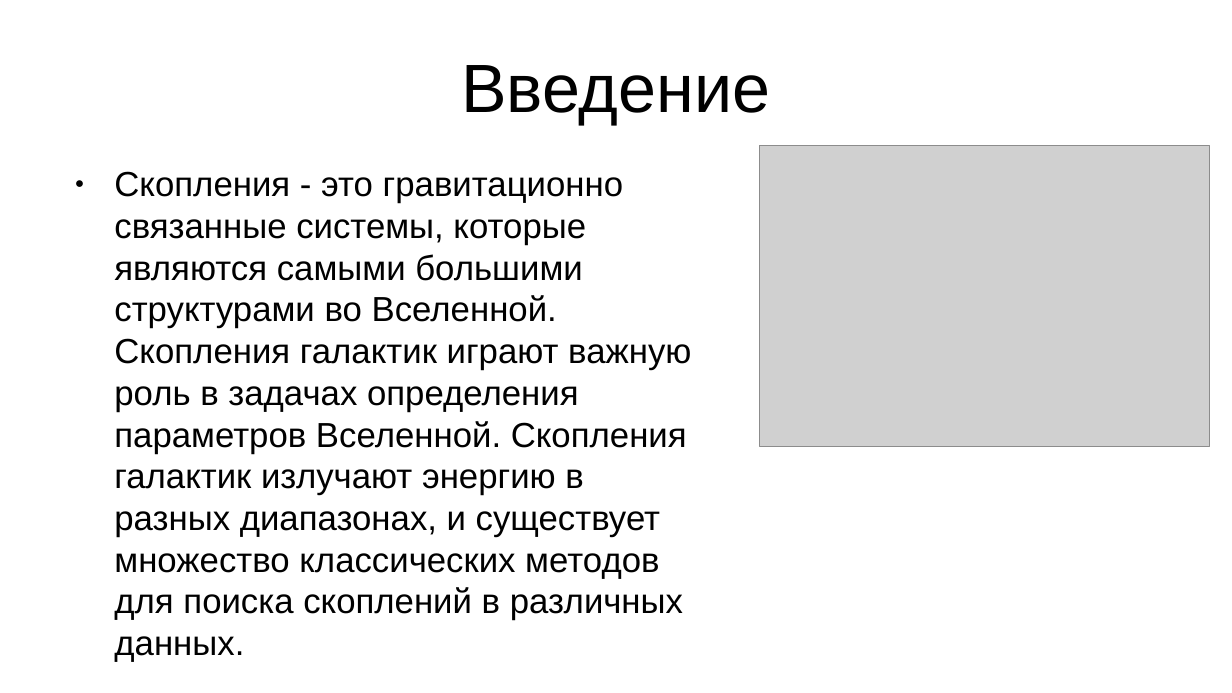
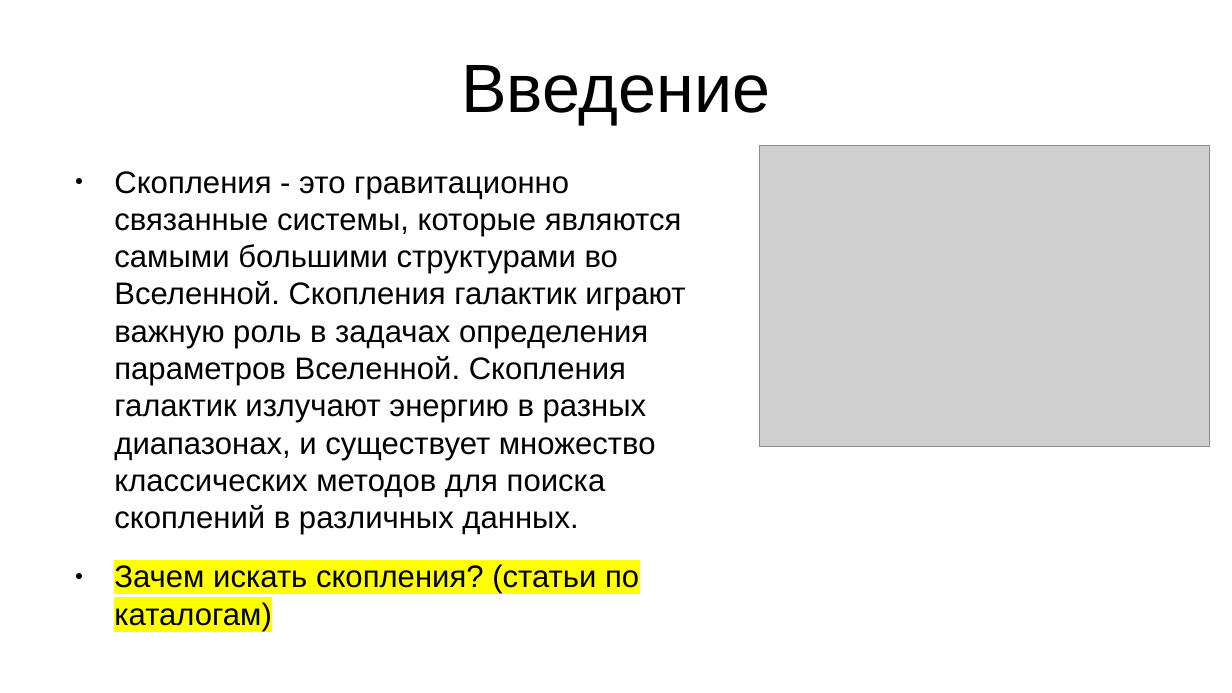
Before and after one commit to rt2122/data-segmentation-2, a slide deck: slide 2 of text/presentation_7sem.odp. Drawn at 1232x693 pixels with LibreOffice and Linux fonts; fonts in the diff are those of the drawing; grey boxes stand for pictures. Boxes give left, top, right and bottom in pixels: in the first picture for what was removed or moved away, otherwise in the second. Text is boxed around its words. In the diff, an @@ line names an element or a change of style, - is before the commit and + after.

```diff
--- a/text/presentation_7sem.odp
+++ b/text/presentation_7sem.odp
@@ text at box(114, 171, 685, 534): size 22.4 to 20 pt in "Скопления - это гравитационно связанные системы, которые ..." @@
@@ text at box(114, 564, 639, 631): paragraph added @@
+● Зачем искать скопления? (статьи по каталогам)
```
Also in this commit, not shown: 4 other slides changed, 1 slide added, 1 slide removed, 2 other files.
